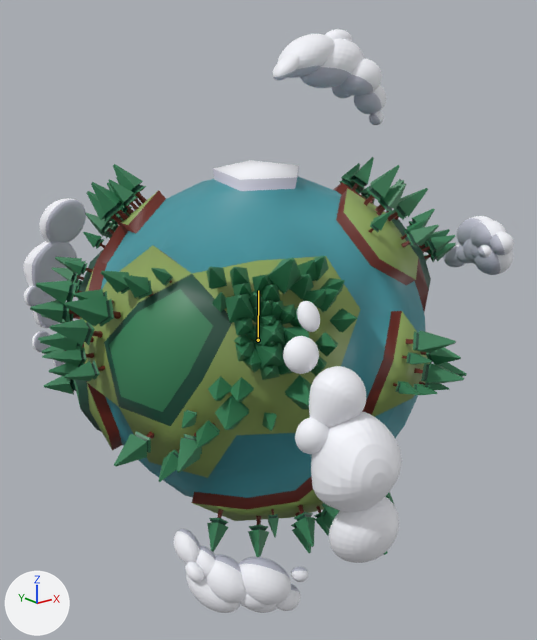
The FBX model Assets/FBXs/Planet.fbx as it was, and as the next commit left it.
Rendered twice from a 50 mm camera at (-8.16, -10.51, 5.56) aimed at (0.16, -0.1, 1.4). The axes (+X, +Y, +Z) are drawn at lower left. The lights are the same throughout. Both versions are drawn at frame 1 of the action 'Armature.001|Clouds Movement'; the numbers are the values there. The bones that bend it are drawn over the model as lines.
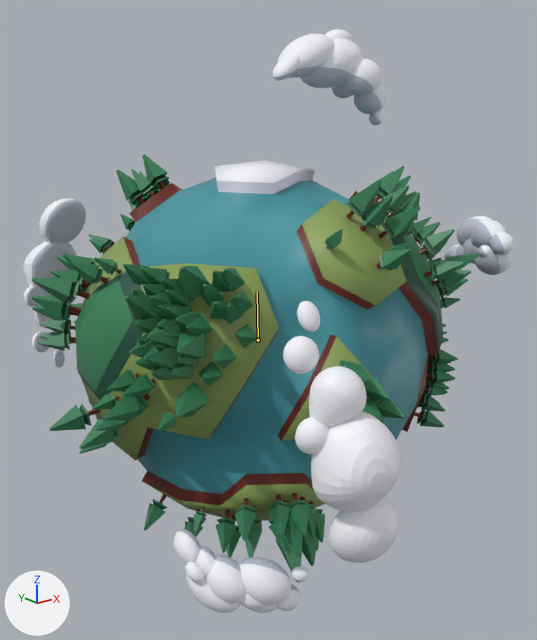
What the commit changed:
Bone 'Planet' (bone_planet) turns from (6, 25, 6) to (6, 0, 6) degrees about its own x, y and z.

What differs and where, as boxes [x1, y1, x2, y2] in the pictures (537 x 640 px):
'Icosphere', posed (7% taller)
    before: [30, 157, 467, 557]
    after: [32, 154, 480, 583]
bone 'Planet', root to tip
    before: (258, 340) to (258, 290)
    after: (258, 340) to (257, 291)
